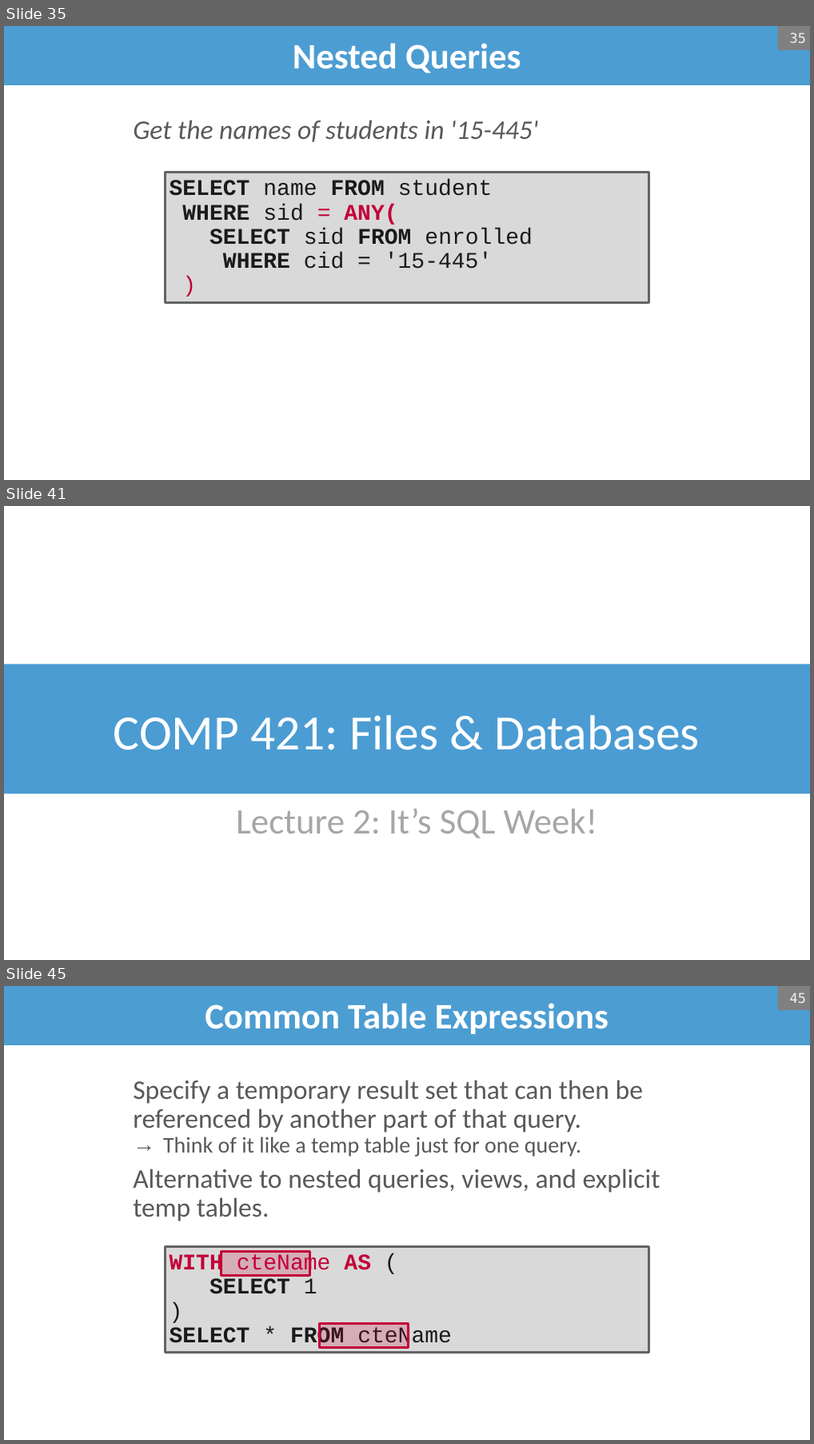
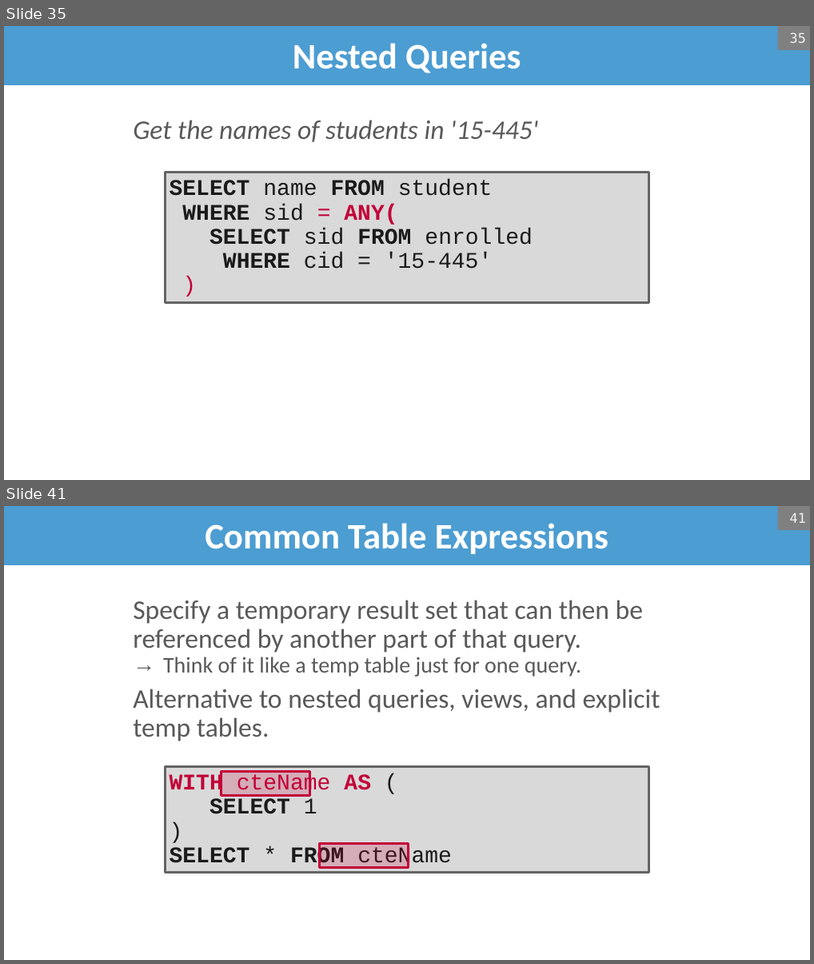
Before and after one commit to bsb20/bsb20.github.io, a slide deck: docs/421_f26/lectures/L2.pptx. Shown one above the other, each under a label of ours: slides 35, 41 and 45 before the commit, slides 35 and 41 after it; the slides between them are not shown. The pictures are 814x1444 and 814x964 pixels, drawn with LibreOffice and Linux fonts; fonts in the diff are those of the drawing; background and template pictures are left out. Boxes give left, top, right and bottom in pixels: in the first picture for what was removed or moved away, otherwise in the second. Text is boxed around its words. In the diff, an @@ line names an element or a change of style, - is before the commit and + after.

Commit message:
COMP 421: post L2 slides (sql)

```diff
--- a/docs/421_f26/lectures/L2.pptx
+++ b/docs/421_f26/lectures/L2.pptx
@@ slide 41 removed at [4, 506, 810, 960], background #FFFFFF @@
@@ rectangle removed at [4, 664, 810, 794] @@
-COMP 421: Files & Databases
@@ text removed at [236, 808, 598, 838] @@
-Lecture 2: It’s SQL Week!
@@ what was slide 45 is now slide 41 @@
@@ page number at [790, 513, 806, 523]: text changed @@
-45
+41
```
Also in this commit, not shown: 3 slides changed, 4 other slides removed, 1 other file.
